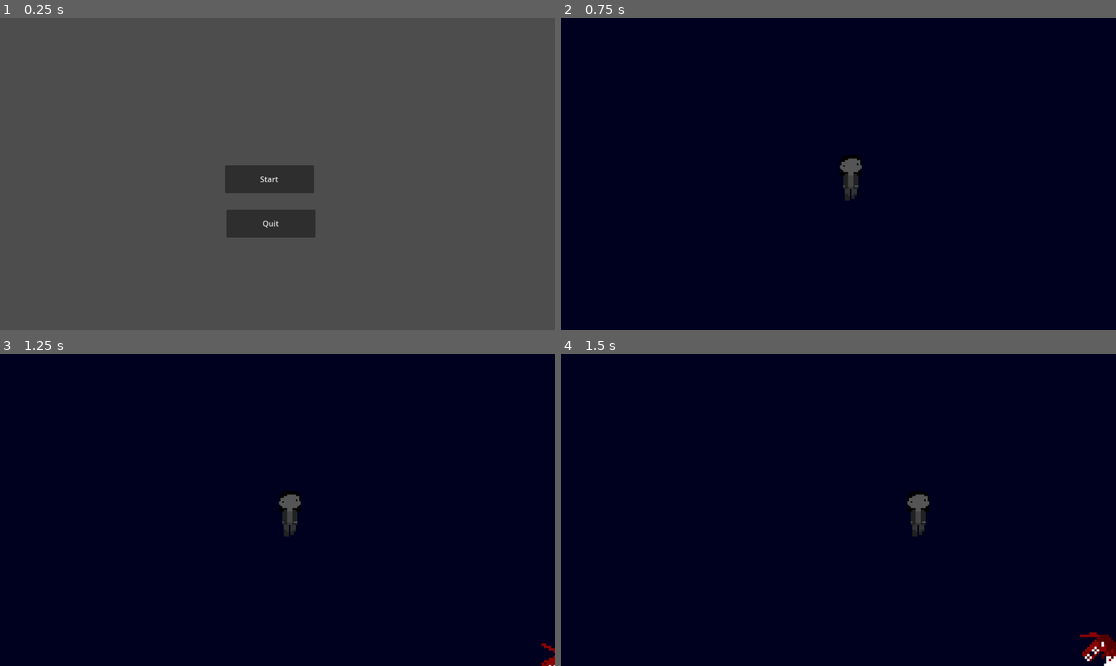
Above: before the commit, frames 1-4 (two rows, left to right).
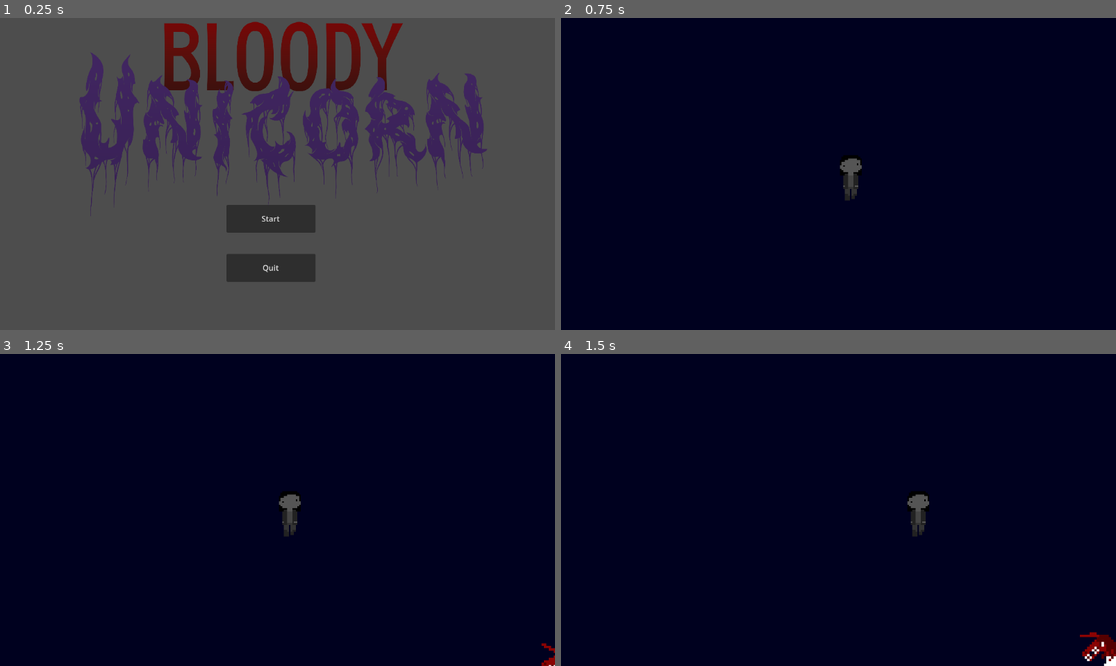
Above: after the commit, the same moments.

Repository: kbg2201/BUD-Team
Game: Godot game, scene res://Scenes/title_screen.tscn
The game is run twice, just before and just after one commit, with the same random seed, the same clock (stepped at 60 frames per second) and the same inputs.
Inputs:
- Up to frame 1 (0.25 s): no input
- Up to frame 2 (0.75 s): click "Start" at 0.5 s
- Up to frame 3 (1.25 s): no input
- Up to frame 4 (1.5 s): hold D (move_right) from 1.28 s (still down)

The runs differ from the first frame. In frame 1, 17% of the frame differs, in the area x 14-88%, y 1-85%; in frame 2, nothing differs; in frame 3, nothing differs; in frame 4, nothing differs.

Commit message:
image to title screen

Diff:
--- a/bloody-unicorn/Scenes/title_screen.tscn
+++ b/bloody-unicorn/Scenes/title_screen.tscn
@@ -1,6 +1,7 @@
-[gd_scene load_steps=3 format=3 uid="uid://bqin2bn47hlda"]
+[gd_scene load_steps=4 format=3 uid="uid://bqin2bn47hlda"]
 
 [ext_resource type="Script" path="res://title_screen.gd" id="1_700qu"]
+[ext_resource type="Texture2D" uid="uid://y0w37vu8skwr" path="res://assets/bloody unicorn.png" id="2_kcqqj"]
 
 [sub_resource type="GDScript" id="GDScript_ip21y"]
 script/source = "extends Button
@@ -23,22 +24,27 @@
 
 [node name="StartButton" type="Button" parent="."]
 layout_mode = 0
-offset_left = 467.0
-offset_top = 306.0
-offset_right = 652.0
-offset_bottom = 364.0
+offset_left = 470.0
+offset_top = 388.0
+offset_right = 655.0
+offset_bottom = 446.0
 text = "Start"
 script = SubResource("GDScript_ip21y")
 
 [node name="QuitButton" type="Button" parent="."]
 layout_mode = 0
 offset_left = 470.0
-offset_top = 398.0
+offset_top = 490.0
 offset_right = 655.0
-offset_bottom = 456.0
+offset_bottom = 548.0
 text = "Quit
 "
 script = SubResource("GDScript_ip21y")
 
+[node name="Sprite2D" type="Sprite2D" parent="."]
+position = Vector2(604, 198)
+scale = Vector2(0.504687, 0.550926)
+texture = ExtResource("2_kcqqj")
+
 [connection signal="pressed" from="StartButton" to="." method="_on_start_button_pressed"]
 [connection signal="pressed" from="QuitButton" to="." method="_on_quit_button_pressed"]
Binary file added: bloody-unicorn/assets/bloody unicorn.png
Not shown, added: bloody-unicorn/assets/bloody unicorn.png.import
